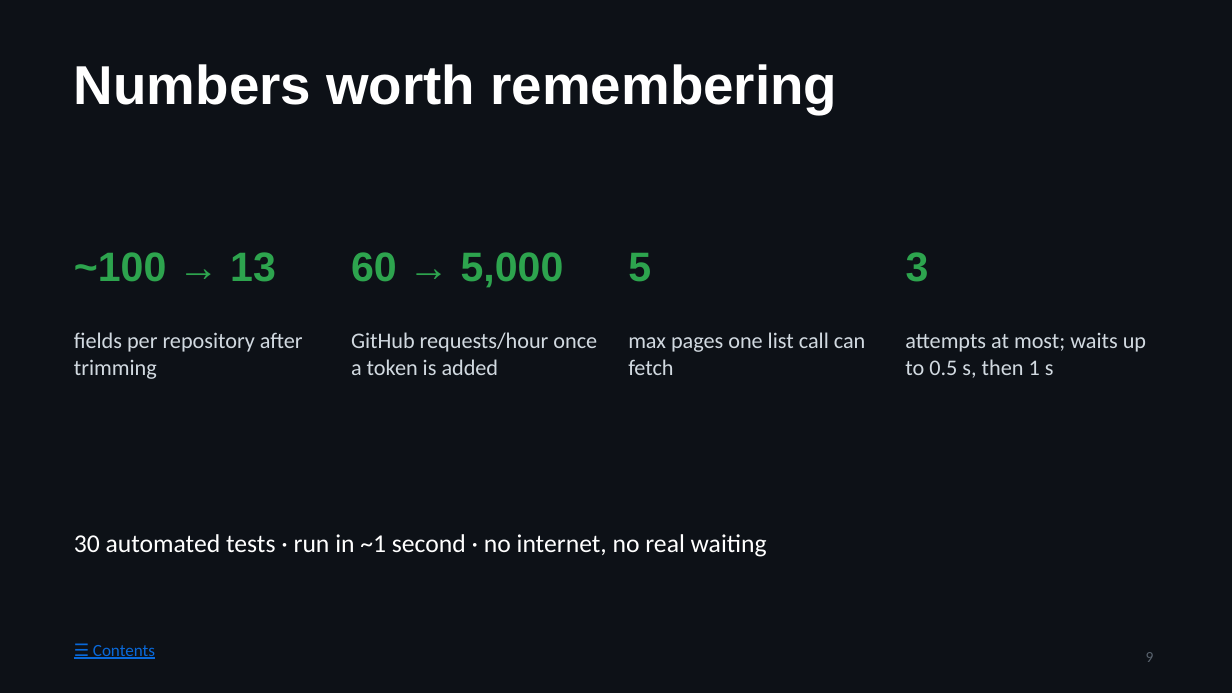
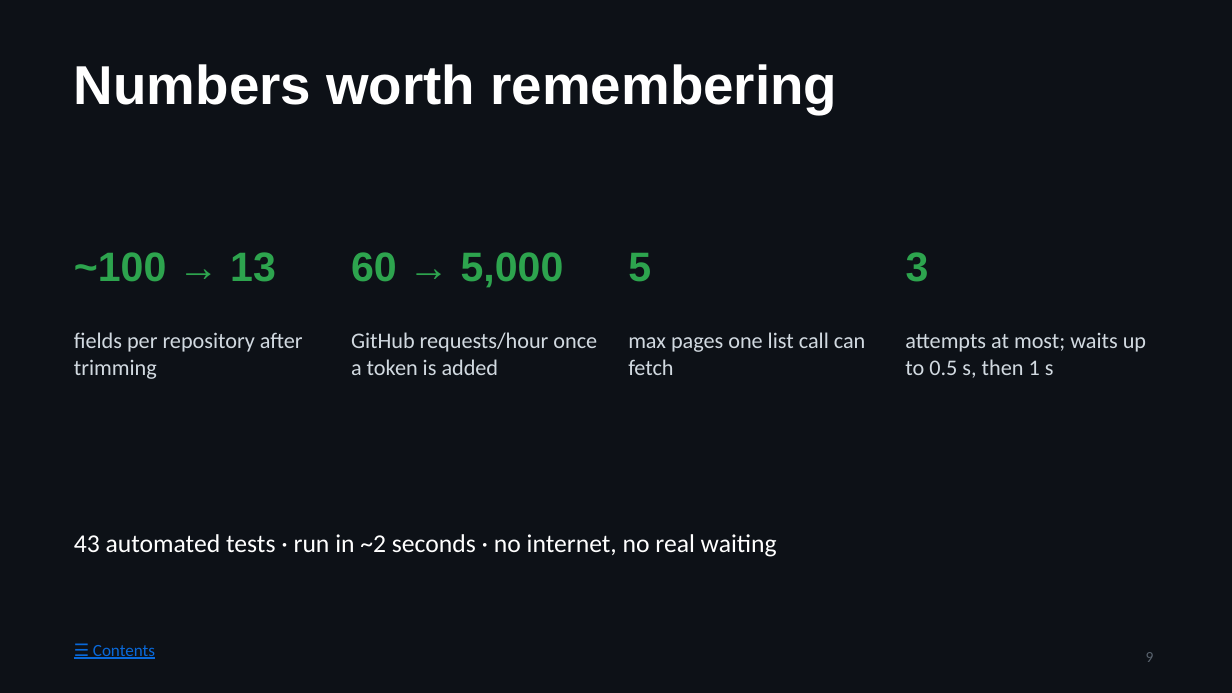
Before and after one commit to prasad976999/github-mcp-server, a slide deck: slide 9 of docs/STUDY-GUIDE.pptx. Drawn at 1232x693 pixels with LibreOffice and Linux fonts; fonts in the diff are those of the drawing. Boxes give left, top, right and bottom in pixels: in the first picture for what was removed or moved away, otherwise in the second. Text is boxed around its words. In the diff, an @@ line names an element or a change of style, - is before the commit and + after.

```diff
--- a/docs/STUDY-GUIDE.pptx
+++ b/docs/STUDY-GUIDE.pptx
@@ text at (x1=74, y1=534, x2=777, y2=557): text changed @@
-30 automated tests · run in ~1 second · no internet, no real waiting
+43 automated tests · run in ~2 seconds · no internet, no real waiting
```
Also in this commit, not shown: 50 other slides changed, 13 slides added, 10 other files.
